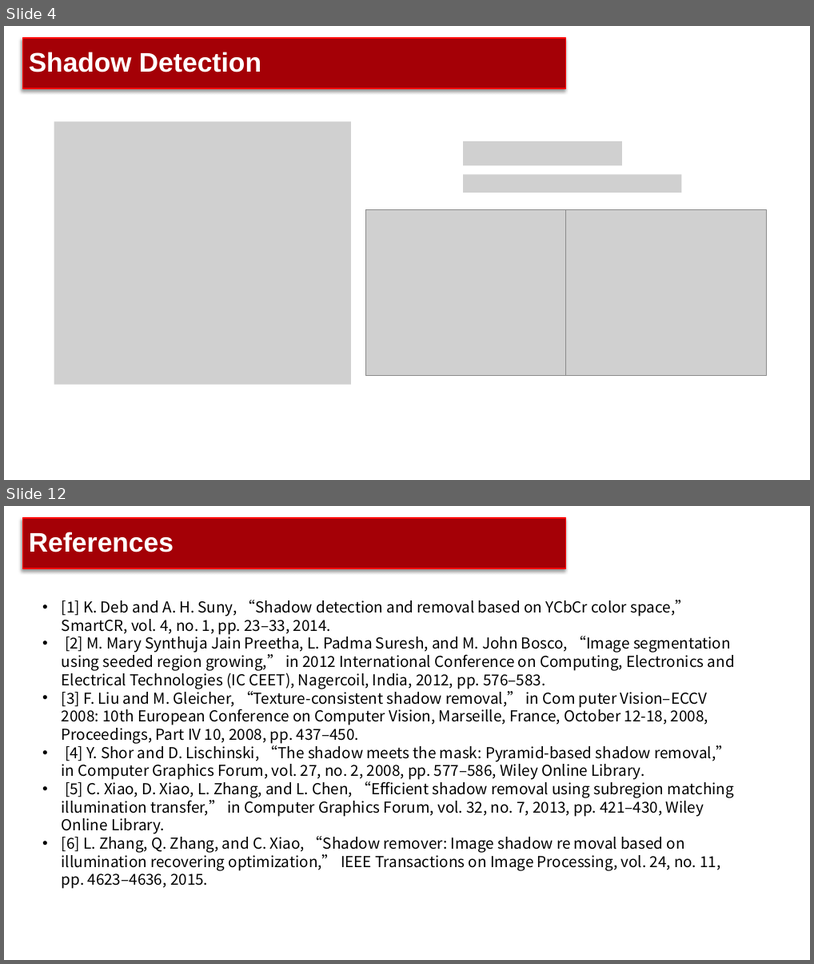
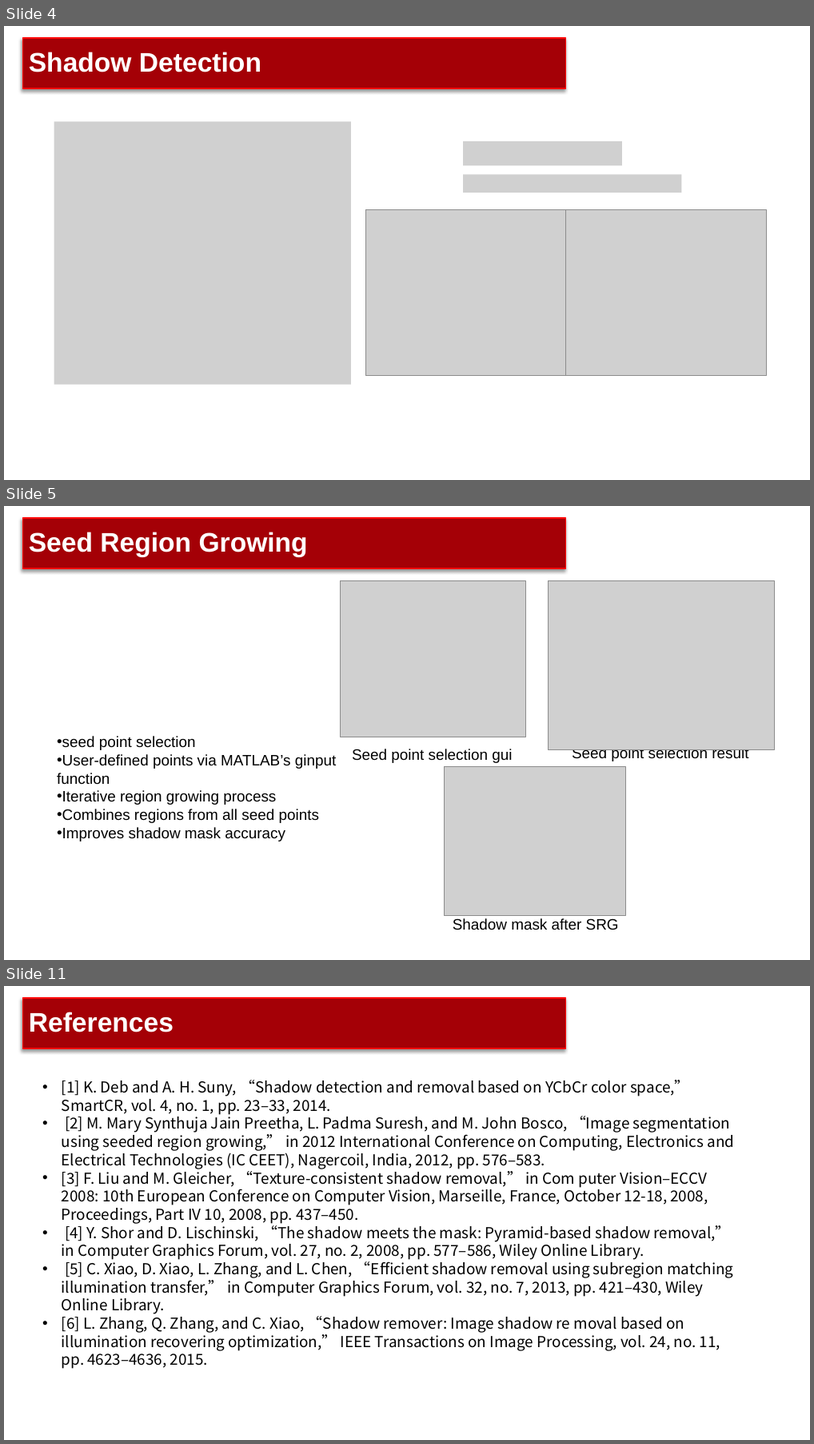
Before and after one commit to RealJustinNi/CS270-Digitial-Image-Processing-Project, a slide deck: DIP2024_Group2_pre.pptx. Shown one above the other, each under a label of ours: slides 4 and 12 before the commit, slides 4, 5 and 11 after it; the slides between them are not shown. The pictures are 814x964 and 814x1444 pixels, drawn with LibreOffice and Linux fonts; fonts in the diff are those of the drawing; grey boxes stand for pictures; background and template pictures are left out. Boxes give left, top, right and bottom in pixels: in the first picture for what was removed or moved away, otherwise in the second. Text is boxed around its words. In the diff, an @@ line names an element or a change of style, - is before the commit and + after.

```diff
--- a/DIP2024_Group2_pre.pptx
+++ b/DIP2024_Group2_pre.pptx
@@ slide 5 added at [4,506,810,960], background #FFFFFF @@
@@ title added at [22,518,566,568], fill #A40006, outline #FF0000 1.5 pt, 32 pt, text #FFFFFF, bold @@
+Seed Region Growing
@@ picture added at [340,580,526,736] @@
@@ picture added at [549,580,774,749] @@
@@ text added at [57,736,336,841], 18 pt, text #000000 @@
+• seed point selection
+• User-defined points via MATLAB’s ginput function
+• Iterative region growing process
+• Combines regions from all seed points
+• Improves shadow mask accuracy
@@ text added at [352,748,512,763], 18 pt, text #000000 @@
+Seed point selection gui
@@ picture added at [445,766,626,916] @@
@@ text added at [572,749,749,761], 18 pt, text #000000 @@
+Seed point selection result
@@ text added at [453,918,619,930], 18 pt, text #000000 @@
+Shadow mask after SRG
@@ what was slide 12 is now slide 11 @@
```
Also in this commit, not shown: 3 slides changed, 2 other slides added, 4 slides removed, 1 other file.
